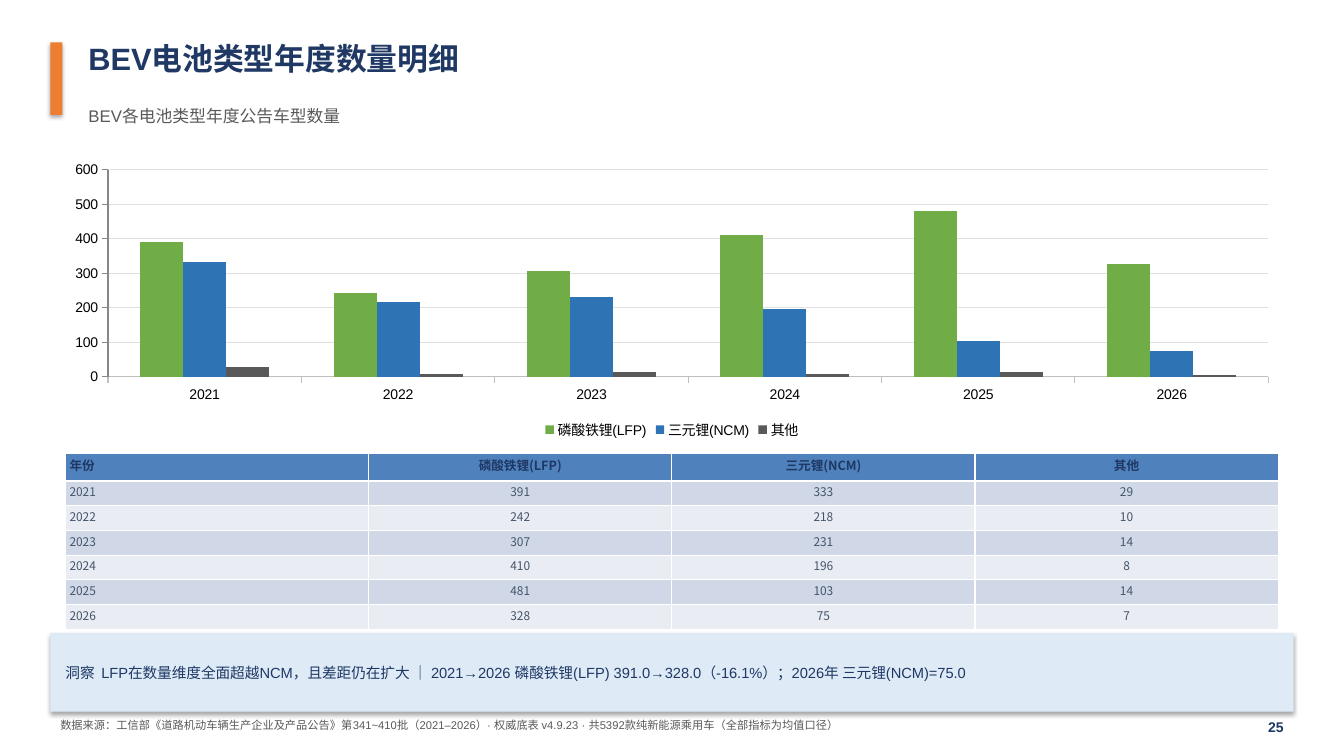
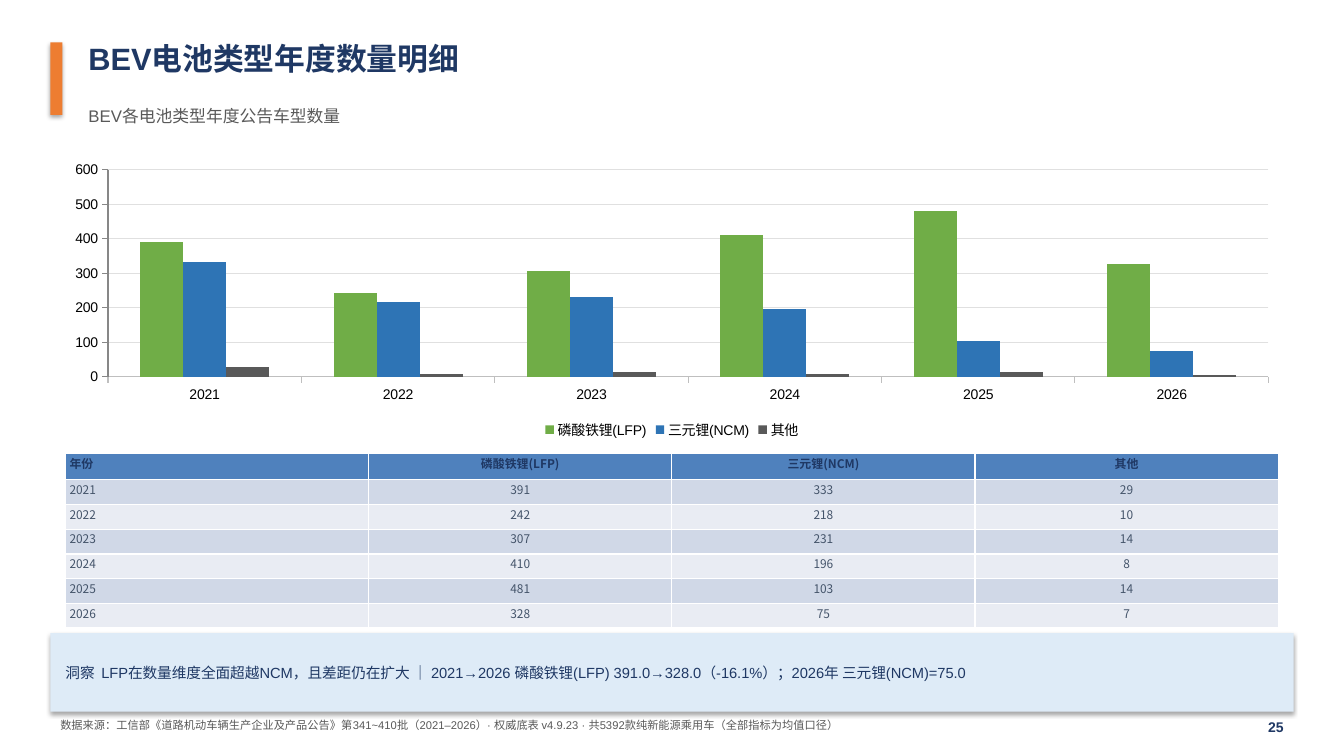
Before and after one commit to coolcat0125/TA-Analysis, a slide deck: slide 26 of NEV公告车型行业分析_演示文稿.pptx. Drawn at 1344x756 pixels with LibreOffice and Linux fonts; fonts in the diff are those of the drawing. Boxes give left, top, right and bottom in pixels: in the first picture for what was removed or moved away, otherwise in the second. Text is boxed around its words. In the diff, an @@ line names an element or a change of style, - is before the commit and + after.

```diff
--- a/NEV公告车型行业分析_演示文稿.pptx
+++ b/NEV公告车型行业分析_演示文稿.pptx
@@ table at [66,454,1279,628] @@
@@ size 9 to 8.5 pt in "年份", "磷酸铁锂(LFP)", "三元锂(NCM)", "其他" @@
```
Also in this commit, not shown: 43 other slides changed, 12 other files.
